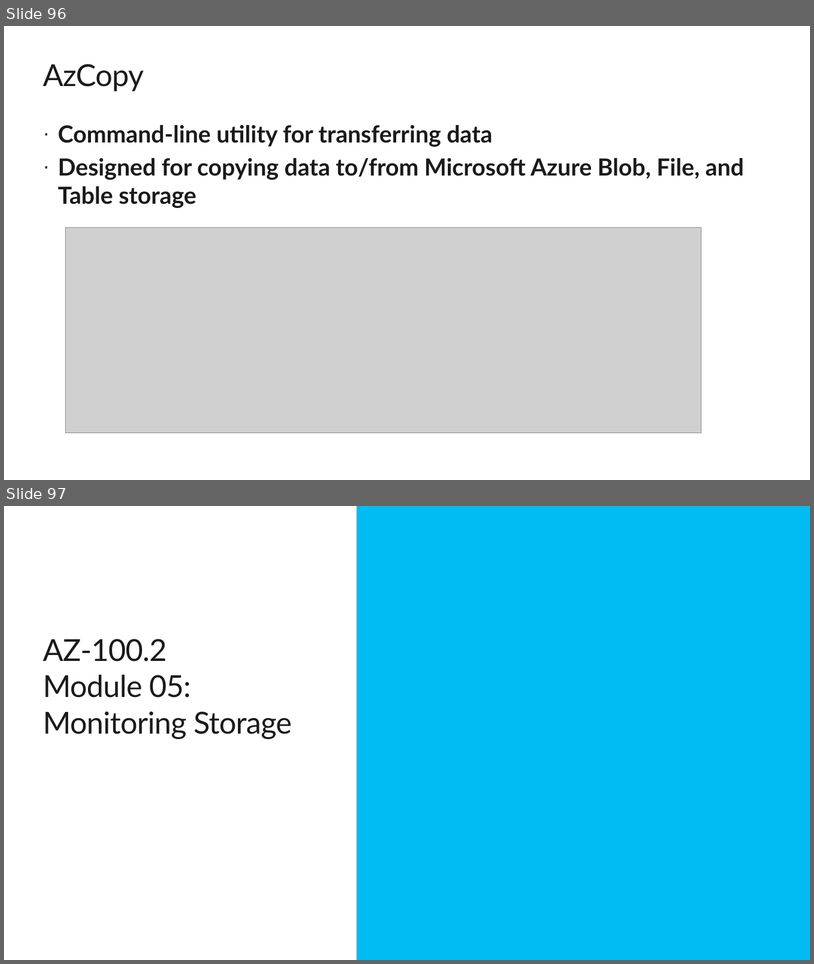
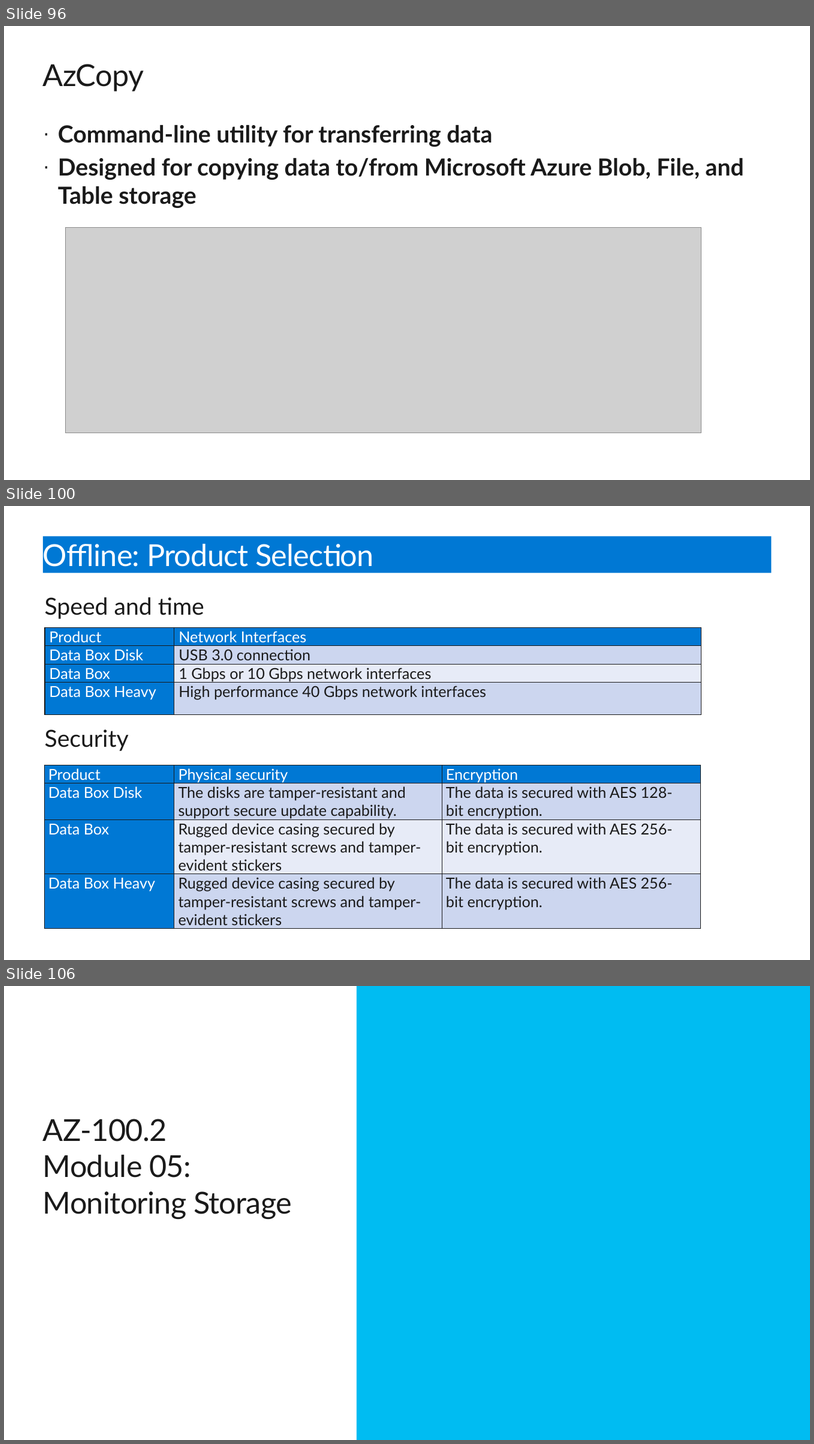
Before and after one commit to simplescripter/AZ-100-Labs, a slide deck: AZ-100Day2.pptx. Shown one above the other, each under a label of ours: slides 96 and 97 before the commit, slides 96, 100 and 106 after it; the slides between them are not shown. The pictures are 814x964 and 814x1444 pixels, drawn with LibreOffice and Linux fonts; fonts in the diff are those of the drawing; grey boxes stand for pictures; background and template pictures are left out. Boxes give left, top, right and bottom in pixels: in the first picture for what was removed or moved away, otherwise in the second. Text is boxed around its words. In the diff, an @@ line names an element or a change of style, - is before the commit and + after.

Commit message:
Added DataBox slides

```diff
--- a/AZ-100Day2.pptx
+++ b/AZ-100Day2.pptx
@@ slide 100 added at (4, 506, 810, 960), background #FFFFFF @@
@@ title added at (43, 536, 771, 573), fill #0078D4, 36 pt, text #FFFFFF @@
+Offline: Product Selection
@@ text added at (45, 597, 204, 751), 28 pt, text #1A1A1A @@
+Speed and time
+Security
@@ table added at (45, 628, 702, 715), 4 rows, 2 columns @@
+Product | Network Interfaces
+Data Box Disk | USB 3.0 connection
+Data Box | 1 Gbps or 10 Gbps network interfaces
+Data Box Heavy | High performance 40 Gbps network interfaces
@@ table added at (45, 765, 702, 928), 4 rows, 3 columns @@
+Product | Physical security | Encryption
+Data Box Disk | The disks are tamper-resistant and support secure update capability. | The data is secured with AES 128-bit encryption.
+Data Box | Rugged device casing secured by tamper-resistant screws and tamper-evident stickers | The data is secured with AES 256-bit encryption.
+Data Box Heavy | Rugged device casing secured by tamper-resistant screws and tamper-evident stickers | The data is secured with AES 256-bit encryption.
@@ what was slide 97 is now slide 106 @@
```
Also in this commit, not shown: 8 other slides added.
